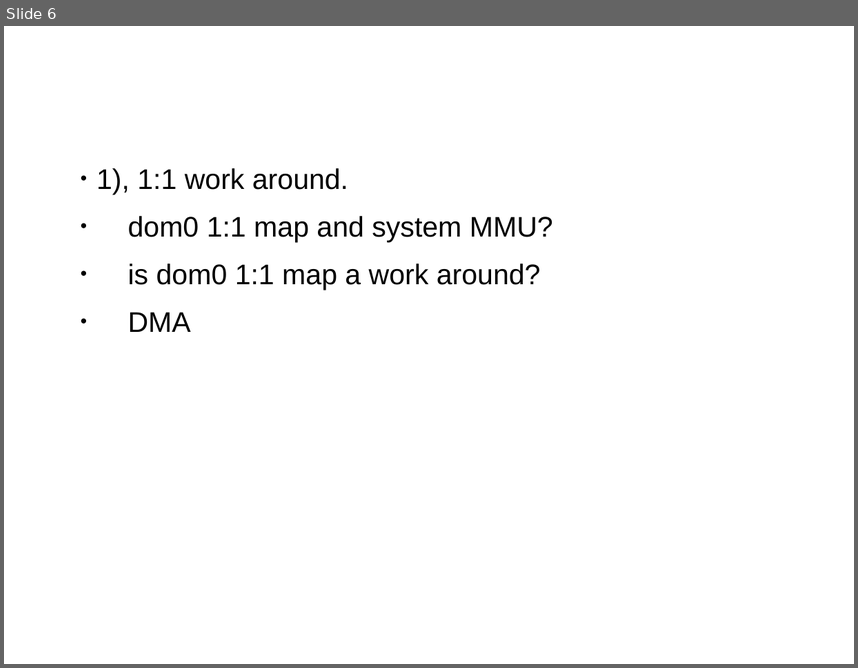
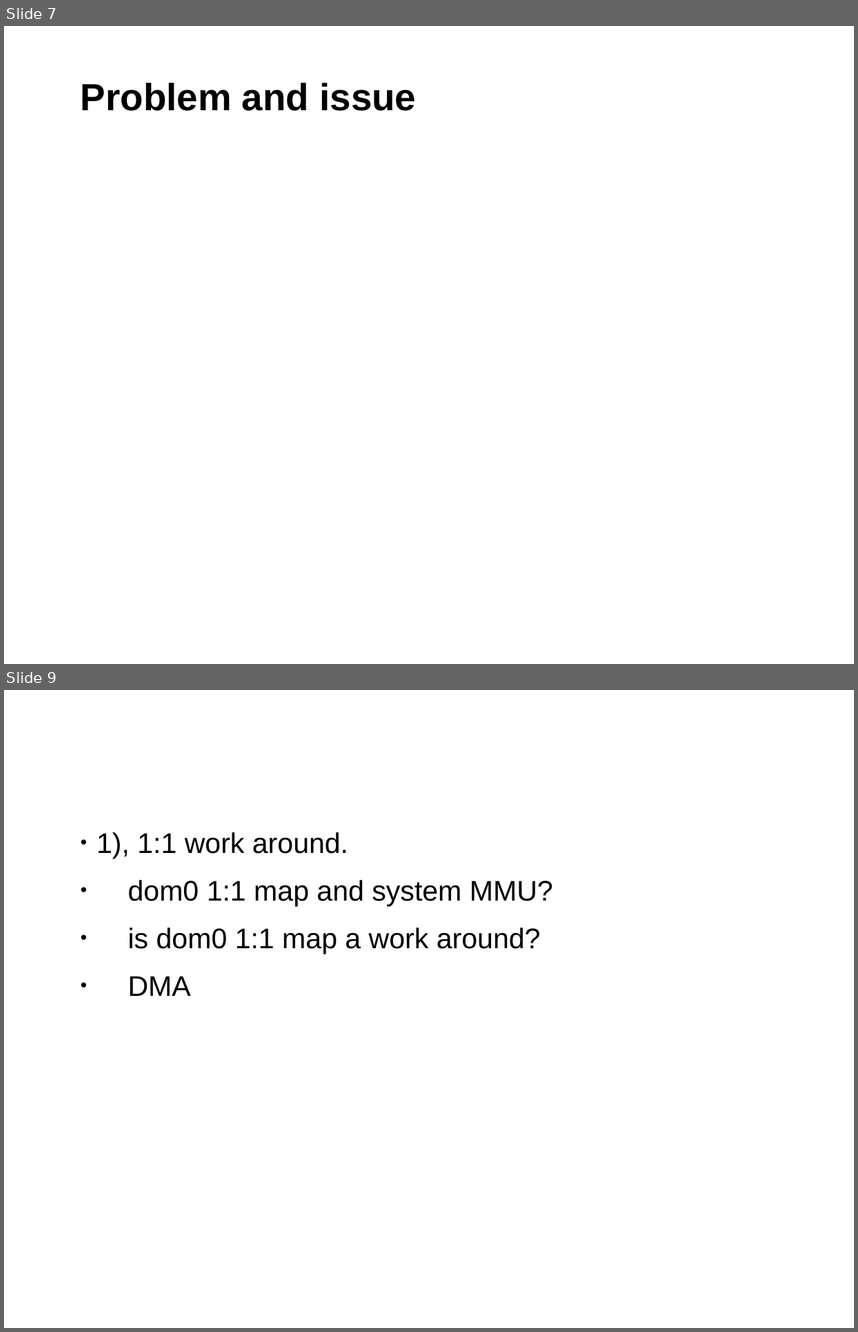
Before and after one commit to bjzhang/open_log, a slide deck: novell/community/ouros/xen_on_cubietruck.odp. Shown one above the other, each under a label of ours: slide 6 before the commit, slides 7 and 9 after it; the slides between them are not shown. The pictures are 858x668 and 858x1332 pixels, drawn with LibreOffice and Linux fonts; fonts in the diff are those of the drawing; background and template pictures are left out. Boxes give left, top, right and bottom in pixels: in the first picture for what was removed or moved away, otherwise in the second. Text is boxed around its words. In the diff, an @@ line names an element or a change of style, - is before the commit and + after.

```diff
--- a/novell/community/ouros/xen_on_cubietruck.odp
+++ b/novell/community/ouros/xen_on_cubietruck.odp
@@ slide 7 added at (x1=4, y1=26, x2=854, y2=664), background #FFFFFF; not listed: 1 template element that a slide beside it also shows @@
@@ title added at (x1=81, y1=83, x2=416, y2=111), 32 pt, text #000000, bold @@
+Problem and issue
@@ what was slide 6 is now slide 9 @@
```
Also in this commit, not shown: 2 other slides added, 1 other file.
